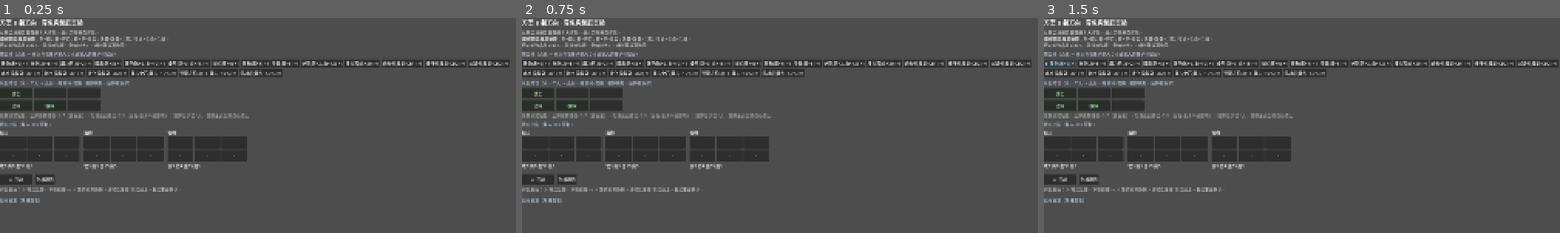
Above: before the commit, frames 1-3 (left to right).
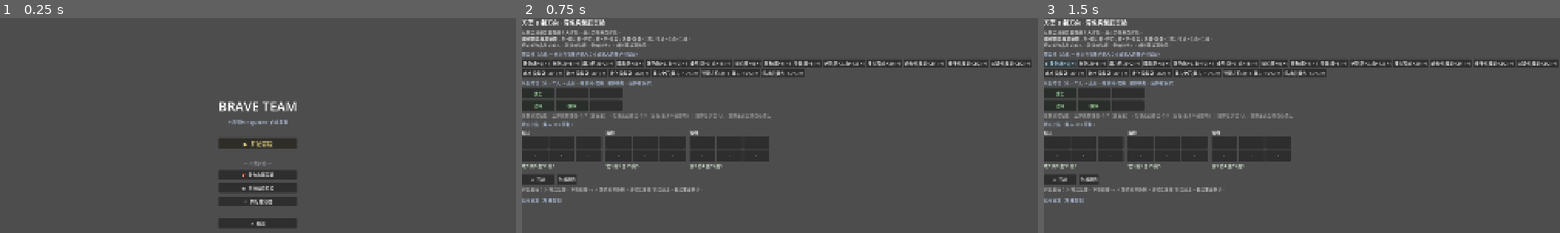
Above: after the commit, the same moments.

Repository: liyang29/Brave-Team
Game: Godot game, scene res://scenes/ui/TitleScreen.tscn
Same seed, same stepped clock (60 frames per second), same inputs: the game is played once before the commit and once after it. Before the commit the project starts from res://scenes/experiments/BackpackExperiment.tscn.
Inputs (mouse positions are in pixels of both pictures, inside the frame that each line leads up to):
- Up to frame 1 (0.25 s): no input
- Up to frame 2 (0.75 s): click (780, 142) at 0.5 s, where only the run after the commit has a clickable "▶ 开始冒险"
- Up to frame 3 (1.5 s): click "铁剑(攻+6) ×1" at 1.25 s

The runs differ from the first frame. In frame 1, 18% of the frame differs, in the area x 0-99%, y 0-98%; in frame 2, nothing differs; in frame 3, nothing differs.

Commit message:
feat(ui): 加入口 TitleScreen + 预留 roguelike 项目结构
- TitleScreen（白盒入口，仿 Brave Guild 结构但去掉 ScaleManager/贴图/存档依赖）：
  标题 + "开始冒险"(占位→背包实验) + 三个开发实验入口 + 退出。设为主场景。
- 预留目录（含 .gitkeep 说明，待 roguelike 骨架填充）：
  scripts/autoload、scripts/systems/run、scripts/ui、scenes/run、
  resources/data/{enemies,items,encounters,skills}、assets/{art,audio}
- README 更新结构与运行说明。

Co-Authored-By: Claude Opus 4.8 <noreply@anthropic.com>

Diff:
--- a/project.godot
+++ b/project.godot
@@ -6,7 +6,7 @@
 [application]
 
 config/name="Brave Team"
-run/main_scene="res://scenes/experiments/BackpackExperiment.tscn"
+run/main_scene="res://scenes/ui/TitleScreen.tscn"
 config/features=PackedStringArray("4.6", "Forward Plus")
 
 [display]
--- /dev/null
+++ b/scenes/ui/TitleScreen.tscn
@@ -0,0 +1,10 @@
+[gd_scene load_steps=2 format=3]
+
+[ext_resource type="Script" path="res://scripts/ui/TitleScreen.gd" id="1"]
+
+[node name="TitleScreen" type="Control"]
+layout_mode = 3
+anchors_preset = 15
+anchor_right = 1.0
+anchor_bottom = 1.0
+script = ExtResource("1")
--- /dev/null
+++ b/scripts/ui/TitleScreen.gd
@@ -0,0 +1,82 @@
+extends Control
+
+# ─────────────────────────────────────────────────────────────────────────────
+# TitleScreen — 标题/入口（白盒）
+#
+# 仿照 Brave Guild 的入口结构（标题 + 按钮 → 切场景），但去掉了旧项目的
+# ScaleManager / UI 贴图 / DataManager 存档依赖，纯代码搭白盒 UI。
+#
+# "开始冒险" 暂时进背包实验（当前唯一可玩核心）；等 RunManager + 跑局场景
+# 做好后，改为进正式跑局场景即可。
+# ─────────────────────────────────────────────────────────────────────────────
+
+const SCENE_BACKPACK := "res://scenes/experiments/BackpackExperiment.tscn"
+const SCENE_GRID     := "res://scenes/experiments/GridExperiment.tscn"
+const SCENE_POSITION := "res://scenes/experiments/PositionExperiment.tscn"
+
+func _ready() -> void:
+	var center := CenterContainer.new()
+	center.set_anchors_preset(Control.PRESET_FULL_RECT)
+	add_child(center)
+
+	var box := VBoxContainer.new()
+	box.alignment = BoxContainer.ALIGNMENT_CENTER
+	box.add_theme_constant_override("separation", 14)
+	center.add_child(box)
+
+	var title := Label.new()
+	title.text = "BRAVE TEAM"
+	title.horizontal_alignment = HORIZONTAL_ALIGNMENT_CENTER
+	title.add_theme_font_size_override("font_size", 48)
+	box.add_child(title)
+
+	var subtitle := Label.new()
+	subtitle.text = "小队背包 Roguelike · 白盒原型"
+	subtitle.horizontal_alignment = HORIZONTAL_ALIGNMENT_CENTER
+	subtitle.modulate = Color(0.7, 0.75, 0.85)
+	box.add_child(subtitle)
+
+	box.add_child(_spacer(18))
+
+	# 主按钮：开始冒险（占位 → 背包实验；将来接跑局场景）
+	box.add_child(_make_button("▶  开始冒险", _on_start, true))
+
+	box.add_child(_spacer(10))
+	var dev_label := Label.new()
+	dev_label.text = "— 开发实验 —"
+	dev_label.horizontal_alignment = HORIZONTAL_ALIGNMENT_CENTER
+	dev_label.modulate = Color(0.55, 0.55, 0.6)
+	box.add_child(dev_label)
+
+	box.add_child(_make_button("🎒  背包构筑实验", func(): _goto(SCENE_BACKPACK)))
+	box.add_child(_make_button("⊞  网格站位实验", func(): _goto(SCENE_GRID)))
+	box.add_child(_make_button("↕  前后排实验",   func(): _goto(SCENE_POSITION)))
+
+	box.add_child(_spacer(18))
+	box.add_child(_make_button("✕  退出", func(): get_tree().quit()))
+
+
+func _make_button(text: String, on_pressed: Callable, primary: bool = false) -> Button:
+	var btn := Button.new()
+	btn.text = text
+	btn.custom_minimum_size = Vector2(280, 44 if primary else 36)
+	btn.add_theme_font_size_override("font_size", 20 if primary else 16)
+	if primary:
+		btn.modulate = Color(1.0, 0.92, 0.6)
+	btn.pressed.connect(on_pressed)
+	return btn
+
+
+func _spacer(h: int) -> Control:
+	var c := Control.new()
+	c.custom_minimum_size = Vector2(0, h)
+	return c
+
+
+func _on_start() -> void:
+	# 占位：当前进背包实验（唯一可玩核心）。RunManager/跑局场景做好后改这里。
+	_goto(SCENE_BACKPACK)
+
+
+func _goto(scene_path: String) -> void:
+	get_tree().change_scene_to_file(scene_path)
Not shown, added: scripts/ui/TitleScreen.gd.uid
Not shown, changed: README.md
Not shown, added: assets/art/.gitkeep
Not shown, added: assets/audio/.gitkeep
Not shown, added: resources/data/encounters/.gitkeep
Not shown, added: resources/data/enemies/.gitkeep
Not shown, added: resources/data/items/.gitkeep
Not shown, added: resources/data/skills/.gitkeep
Not shown, added: scenes/run/.gitkeep
Not shown, added: scripts/autoload/.gitkeep
Not shown, added: scripts/systems/run/.gitkeep
